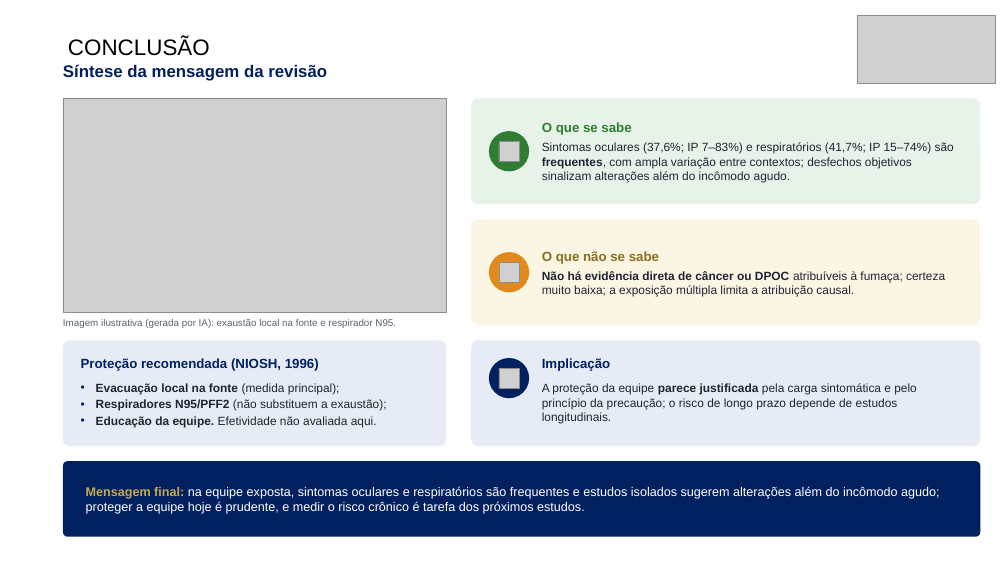
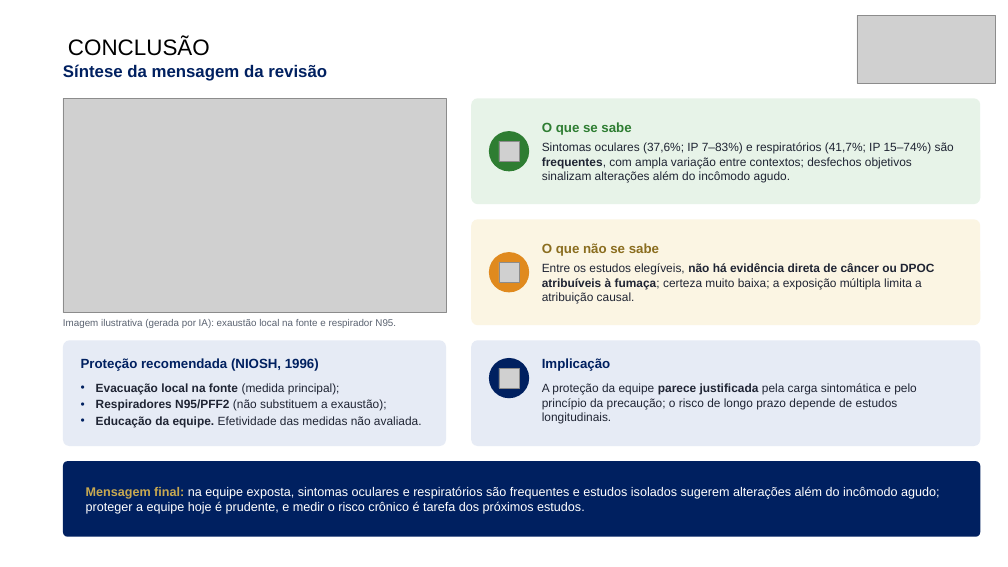
Before and after one commit to ravibuzz/IC-fumaca, a slide deck: slide 17 of apresentacao/SEMICA_Fumaca_Cirurgica_Baccaro.pptx. Drawn at 1008x567 pixels with LibreOffice and Linux fonts; fonts in the diff are those of the drawing; grey boxes stand for pictures; background and template pictures are left out. Boxes give left, top, right and bottom in pixels: in the first picture for what was removed or moved away, otherwise in the second. Text is boxed around its words. In the diff, an @@ line names an element or a change of style, - is before the commit and + after.

```diff
--- a/apresentacao/SEMICA_Fumaca_Cirurgica_Baccaro.pptx
+++ b/apresentacao/SEMICA_Fumaca_Cirurgica_Baccaro.pptx
@@ text at (x1=542, y1=263, x2=934, y2=304): text changed @@
-Não há evidência direta de câncer ou DPOC atribuíveis à fumaça; certeza muito baixa; a exposição múltipla limita a atribuição causal.
+Entre os estudos elegíveis, não há evidência direta de câncer ou DPOC atribuíveis à fumaça; certeza muito baixa; a exposição múltipla limita a atribuição causal.
@@ text at (x1=96, y1=416, x2=422, y2=428): text changed @@
-• Educação da equipe. Efetividade não avaliada aqui.
+• Educação da equipe. Efetividade das medidas não avaliada.
```
Also in this commit, not shown: 15 other slides changed, 11 other files.
